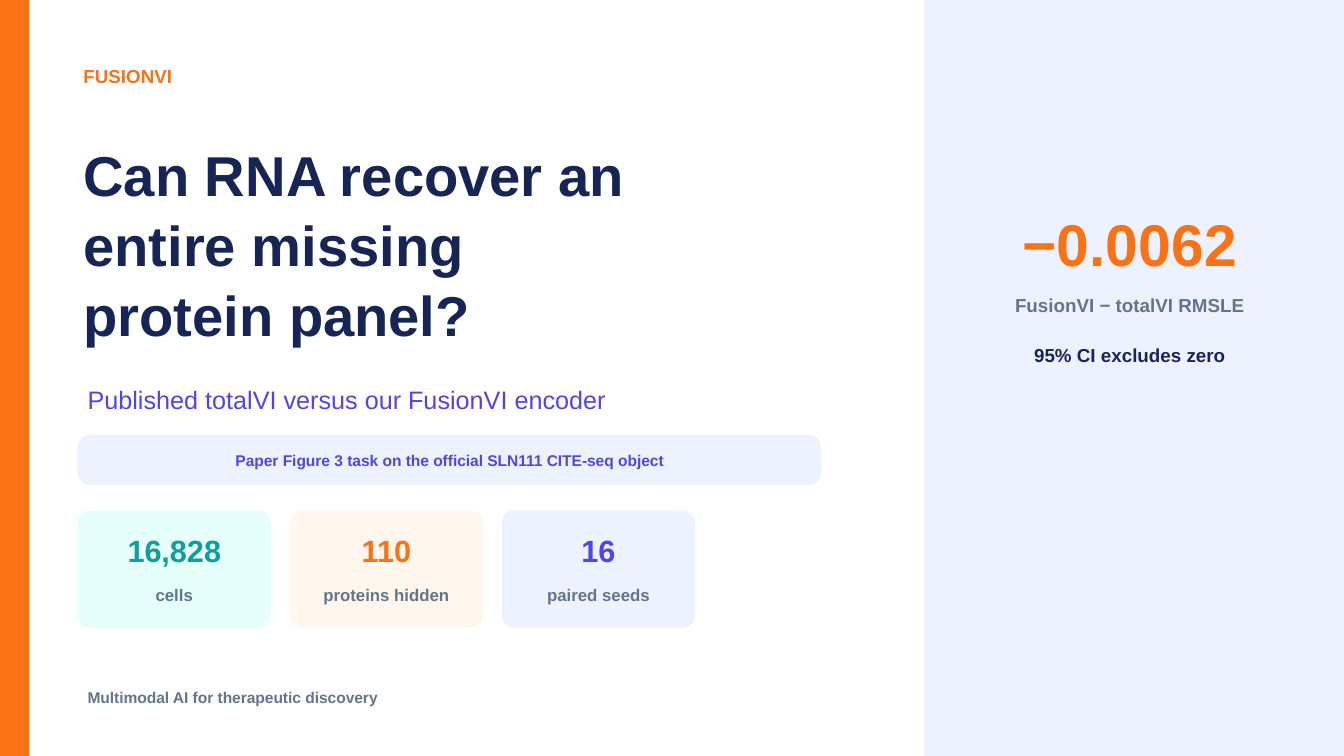
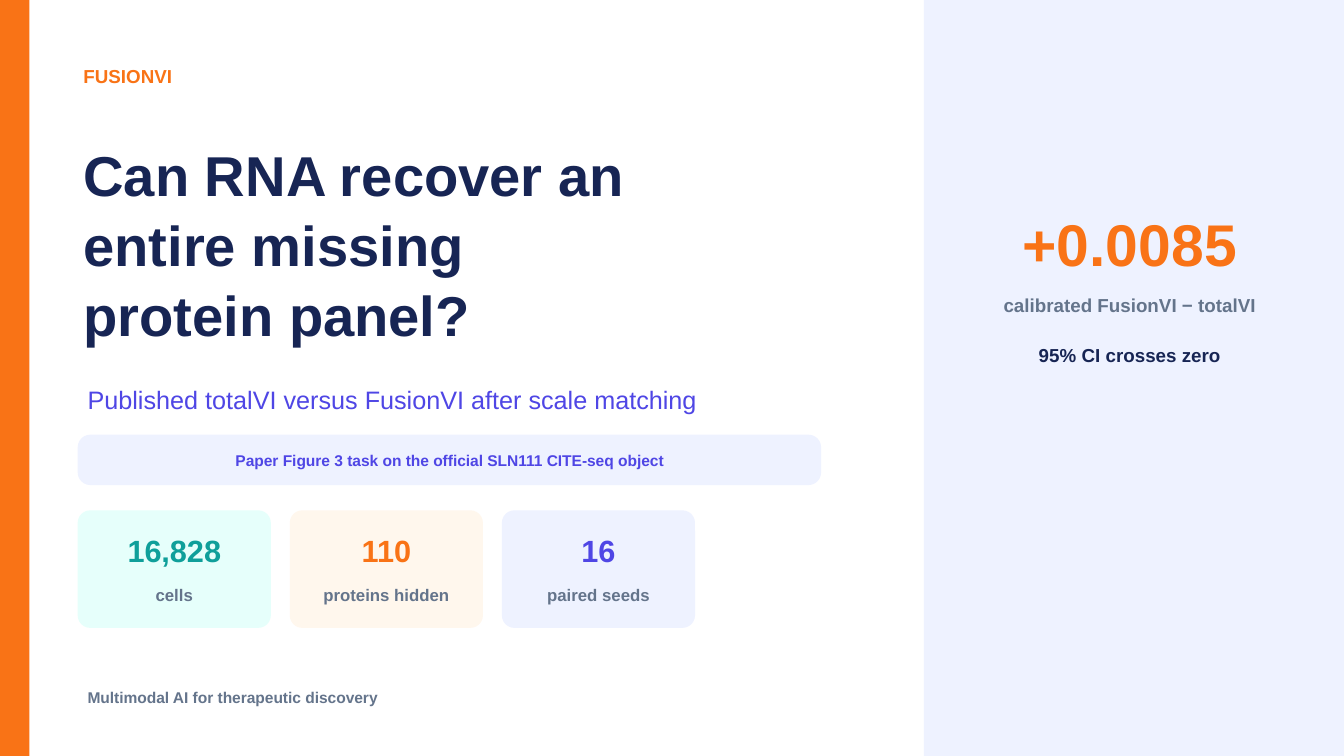
Before and after one commit to nazirad19/FusionVI, a slide deck: slide 1 of deliverables/FusionVI_Paper_Benchmark_Presentation.pptx. Drawn at 1344x756 pixels with LibreOffice and Linux fonts; fonts in the diff are those of the drawing. Boxes give left, top, right and bottom in pixels: in the first picture for what was removed or moved away, otherwise in the second. Text is boxed around its words. In the diff, an @@ line names an element or a change of style, - is before the commit and + after.

Commit message:
Complete calibrated FusionVI evaluation and deliverables

```diff
--- a/deliverables/FusionVI_Paper_Benchmark_Presentation.pptx
+++ b/deliverables/FusionVI_Paper_Benchmark_Presentation.pptx
@@ text at (x1=1023, y1=225, x2=1237, y2=267): text changed @@
-−0.0062
++0.0085
@@ text at (x1=1004, y1=298, x2=1255, y2=312): text changed @@
-FusionVI − totalVI RMSLE
+calibrated FusionVI − totalVI
@@ text at (x1=1039, y1=349, x2=1221, y2=362): text changed @@
-95% CI excludes zero
+95% CI crosses zero
@@ text at (x1=88, y1=390, x2=696, y2=414): text changed @@
-Published totalVI versus our FusionVI encoder
+Published totalVI versus FusionVI after scale matching
```
Also in this commit, not shown: 3 other slides changed, 23 other files.
